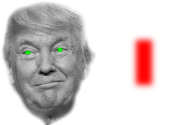
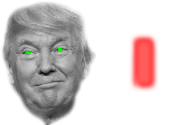
Two versions of the same layered image (192px x 125px). Layer-by-layer changes:
painted on "trump.png" over bbox(129, 33, 159, 92)
